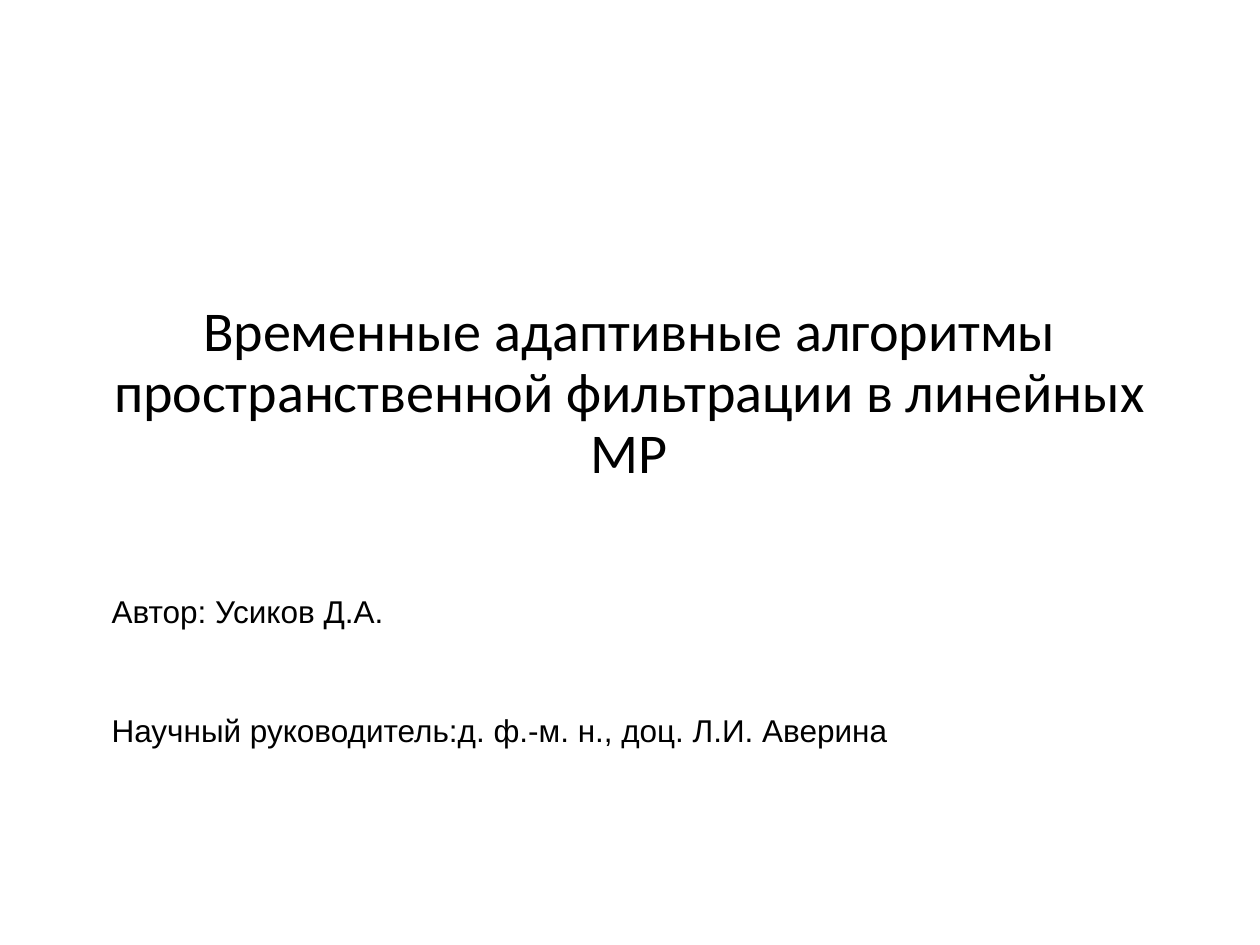
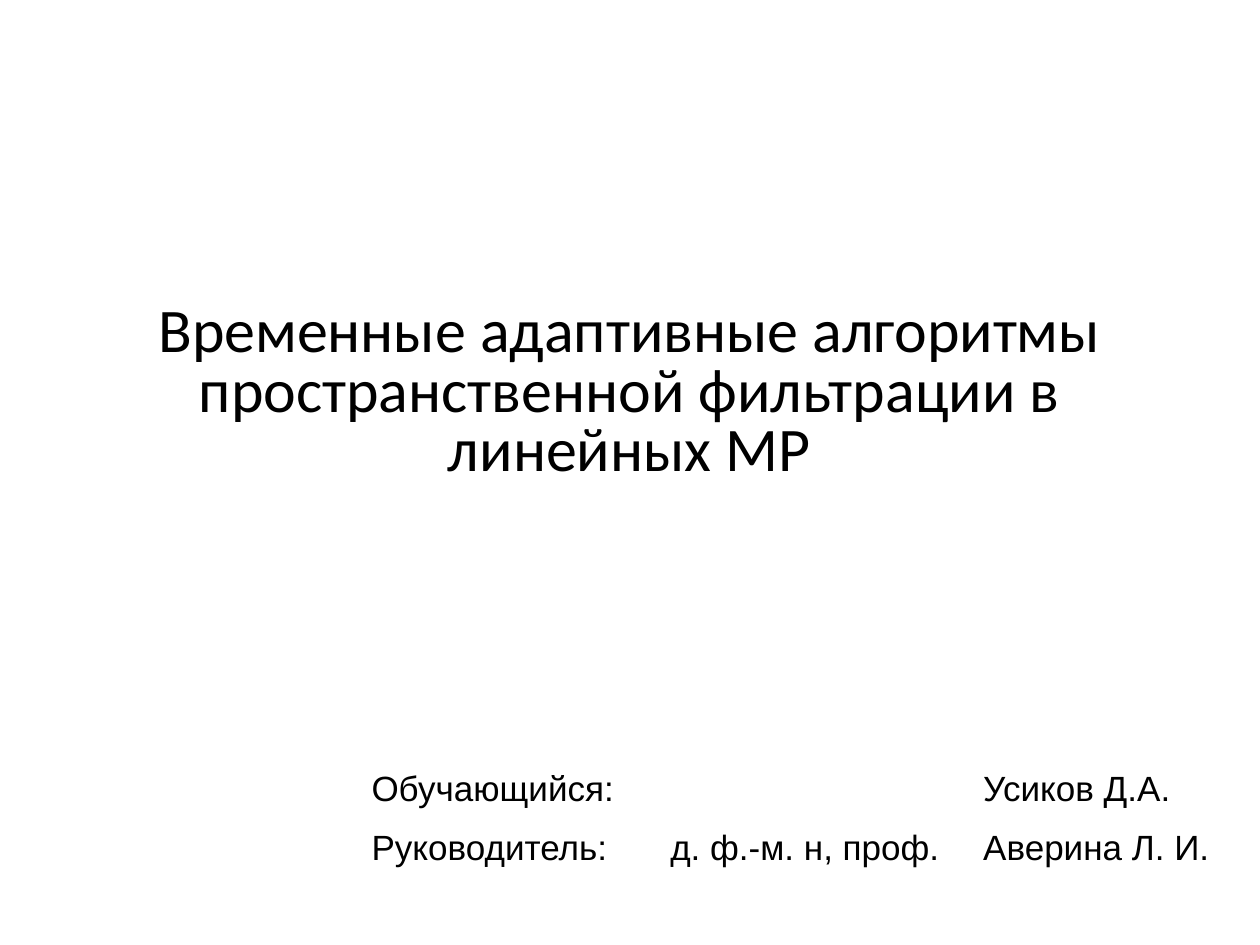
Before and after one commit to Rernamp/microphone_arrays, a slide deck: slide 1 of student_session_2021/Доклад.pptx. Drawn at 1260x945 pixels with LibreOffice and Linux fonts; fonts in the diff are those of the drawing. Boxes give left, top, right and bottom in pixels: in the first picture for what was removed or moved away, otherwise in the second. Text is boxed around its words. In the diff, an @@ line names an element or a change of style, - is before the commit and + after.

```diff
--- a/student_session_2021/Доклад.pptx
+++ b/student_session_2021/Доклад.pptx
@@ text "Временные адаптивные алгоритмы пространственной фильтрации ..." at box(158, 312, 1099, 472): size 32.1 to 35.4 pt; line spacing 0.9 to 0.8 @@
@@ text removed at box(112, 601, 384, 629) @@
-Автор: Усиков Д.А.
@@ text removed at box(112, 718, 887, 748) @@
-Научный руководитель:д. ф.-м. н., доц. Л.И. Аверина
@@ table added at box(362, 750, 1259, 870), 2 rows, 3 columns @@
+Обучающийся: |  | Усиков Д.А.
+Руководитель: | д. ф.-м. н, проф. | Аверина Л. И.
```
Also in this commit, not shown: 10 other slides changed, 1 slide added, 1 slide removed.
